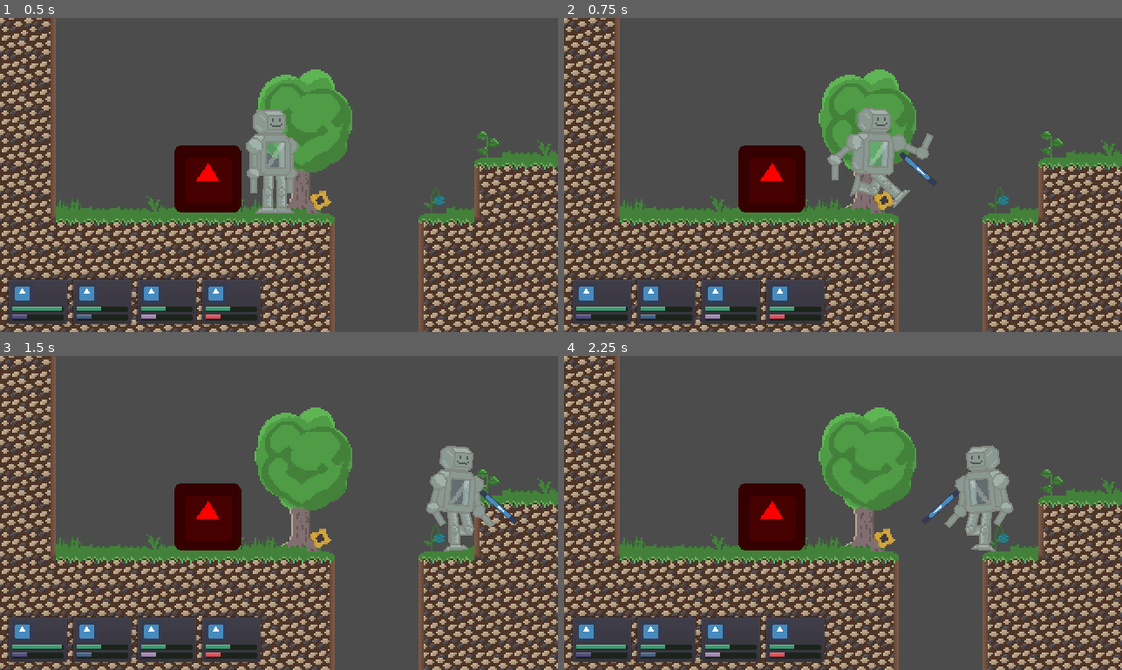
Above: before the commit, frames 1-4 (two rows, left to right).
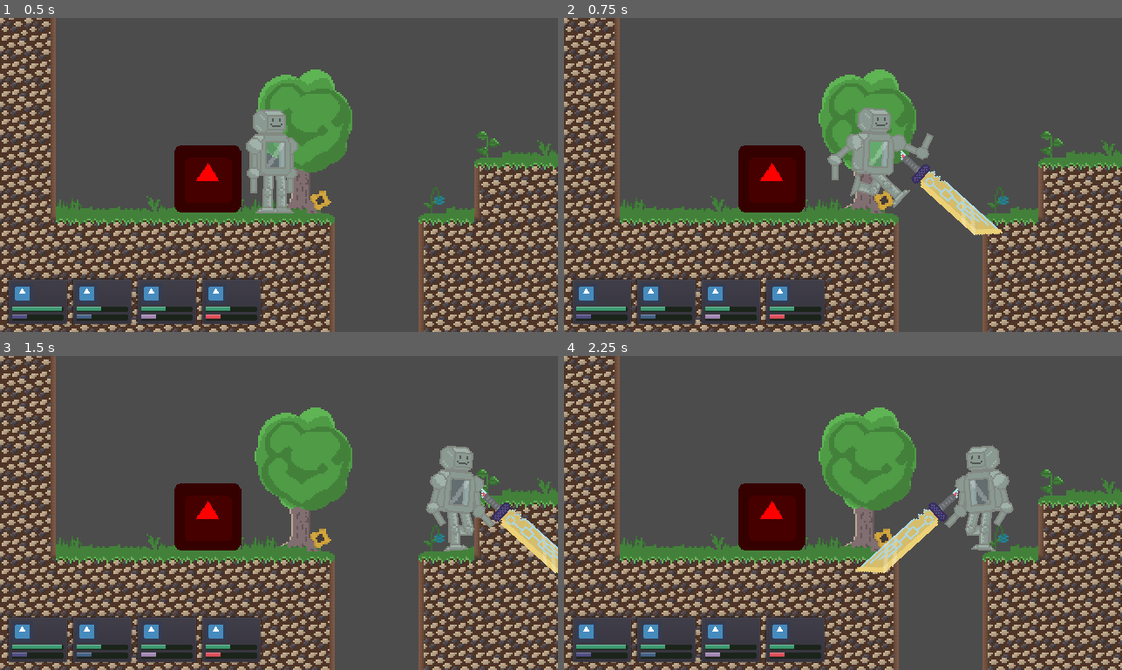
Above: after the commit, the same moments.

Repository: Cosebdd/CosmoDream
Game: Godot game, scene res://world/World.tscn
The game is run twice, just before and just after one commit, with the same random seed, the same clock (stepped at 60 frames per second) and the same inputs. The engine's default icon, where the game draws it, is replaced by a stand-in: a white triangle on a blue panel in a dark square.
Inputs:
- Up to frame 1 (0.5 s): no input
- Up to frame 2 (0.75 s): hold Right (move_right) from 0.53 s (still down); tap F (base_attack) at 0.6 s
- Up to frame 3 (1.5 s): keep holding Right (move_right); tap Space (jump) at 0.77 s; tap F (base_attack) at 1.35 s
- Up to frame 4 (2.25 s): tap Space (jump) at 1.52 s; release Right (move_right) at 2.03 s; hold Left (move_left) from 2.03 s (still down); tap F (base_attack) at 2.1 s

Frame 1 is identical in both runs. In frame 2, 1.2% of the frame differs, in the area x 60-79%, y 42-70%; in frame 3, 1.0%; in frame 4, 1.2%.

Commit message:
Replaced temp sword sprite with the actual sword sprite

Diff:
--- a/sword/Sword.tscn
+++ b/sword/Sword.tscn
@@ -1,16 +1,13 @@
 [gd_scene load_steps=7 format=2]
 
-[ext_resource path="res://icon.png" type="Texture" id=1]
+[ext_resource path="res://assets/player/Sword.png" type="Texture" id=1]
 [ext_resource path="res://sword/Sword.gd" type="Script" id=2]
 [ext_resource path="res://areas/hitbox/Hitbox.tscn" type="PackedScene" id=3]
-
-[sub_resource type="RectangleShape2D" id=1]
-extents = Vector2( 39.3846, 24.8889 )
 
 [sub_resource type="Animation" id=3]
 length = 0.001
 tracks/0/type = "value"
-tracks/0/path = NodePath("Sprite/Hitbox/CollisionShape2D:disabled")
+tracks/0/path = NodePath("Sword/Hitbox/CollisionShape2D:disabled")
 tracks/0/interp = 1
 tracks/0/loop_wrap = true
 tracks/0/imported = false
@@ -50,7 +47,7 @@
 resource_name = "hit"
 length = 0.25
 tracks/0/type = "value"
-tracks/0/path = NodePath("Sprite/Hitbox/CollisionShape2D:disabled")
+tracks/0/path = NodePath("Sword/Hitbox/CollisionShape2D:disabled")
 tracks/0/interp = 1
 tracks/0/loop_wrap = true
 tracks/0/imported = false
@@ -86,24 +83,31 @@
 "values": [ true, false ]
 }
 
+[sub_resource type="CapsuleShape2D" id=4]
+radius = 59.1119
+height = 0.0
+
 [node name="Sword" type="Node2D"]
 visible = false
 position = Vector2( -3.8147e-06, -7.62939e-06 )
 script = ExtResource( 2 )
 
-[node name="Sprite" type="Sprite" parent="."]
-position = Vector2( 5.96046e-08, -7 )
-rotation = -0.00174533
-scale = Vector2( 0.0507812, 0.421875 )
-texture = ExtResource( 1 )
-
-[node name="Hitbox" parent="Sprite" instance=ExtResource( 3 )]
-
-[node name="CollisionShape2D" type="CollisionShape2D" parent="Sprite/Hitbox"]
-position = Vector2( -5.86877e-07, -8.2963 )
-shape = SubResource( 1 )
-disabled = true
-
 [node name="AnimationPlayer" type="AnimationPlayer" parent="."]
 anims/RESET = SubResource( 3 )
 anims/hit = SubResource( 2 )
+
+[node name="Sword" type="Sprite" parent="."]
+position = Vector2( 1, -30 )
+rotation = -1.57079
+texture = ExtResource( 1 )
+
+[node name="Hitbox" parent="Sword" instance=ExtResource( 3 )]
+position = Vector2( -26.0001, -37 )
+rotation = 1.56905
+scale = Vector2( 0.0507812, 0.421875 )
+
+[node name="CollisionShape2D" type="CollisionShape2D" parent="Sword/Hitbox"]
+position = Vector2( 788.757, -73.3159 )
+scale = Vector2( 1, 1 )
+shape = SubResource( 4 )
+disabled = true
